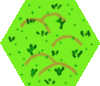
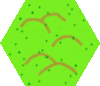
Comparing the layer stacks of the two 100×86 images. Changes:
painted on "Vegetation" over left=8, top=3, right=91, bottom=85
